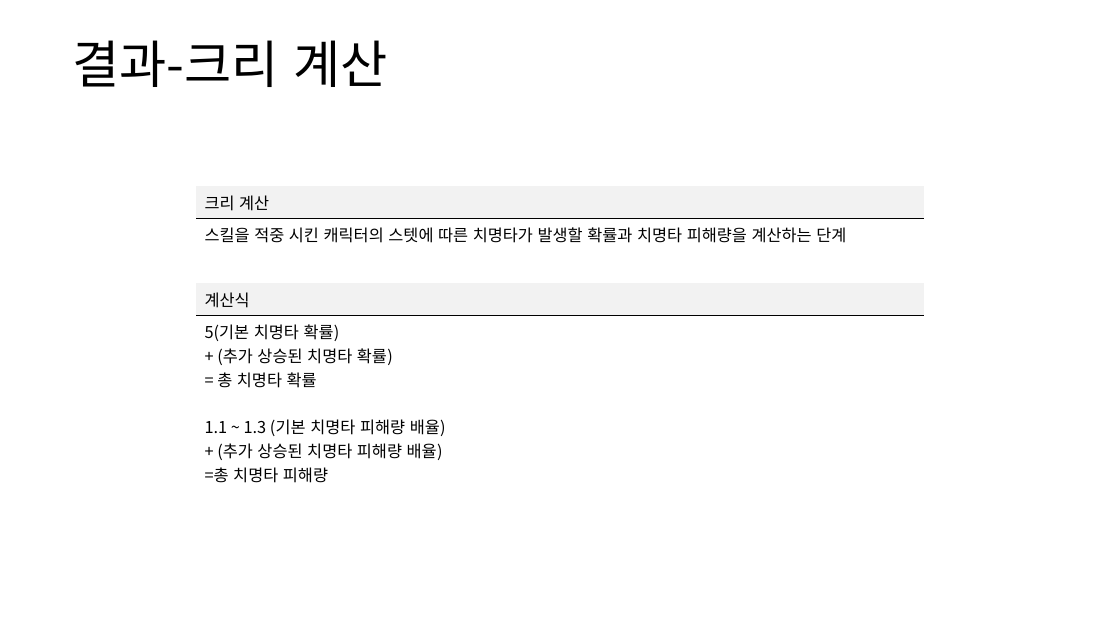
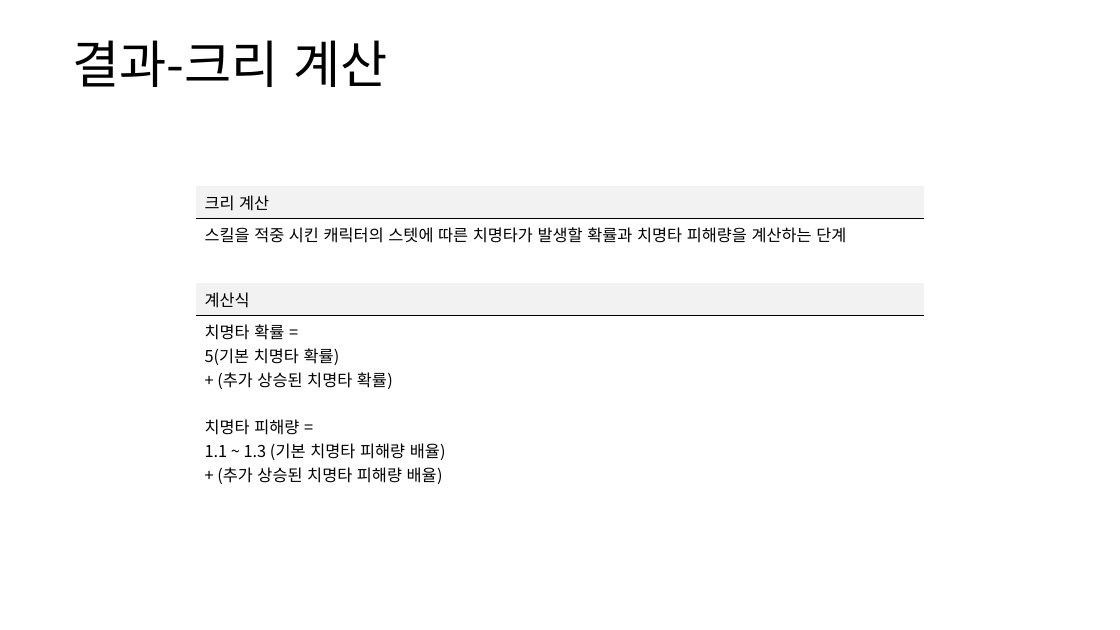
Before and after one commit to yjk0401/unityenginebasic_9th, a slide deck: slide 58 of 기획/방랑엽사전/스킬 시스템 기획서.pptx (slide 60 before the commit). Drawn at 1120x630 pixels with LibreOffice and Linux fonts; fonts in the diff are those of the drawing. Boxes give left, top, right and bottom in pixels: in the first picture for what was removed or moved away, otherwise in the second. Text is boxed around its words. In the diff, an @@ line names an element or a change of style, - is before the commit and + after.

```diff
--- a/기획/방랑엽사전/스킬 시스템 기획서.pptx
+++ b/기획/방랑엽사전/스킬 시스템 기획서.pptx
@@ table at (x1=196, y1=187, x2=923, y2=488) @@
-row 5, column 1: 5(기본 치명타 확률) / + (추가 상승된 치명타 확률) / = 총 치명타 확률 / 1.1 ~ 1.3 (기본 치명타 피해량 배율) / + (추가 상승된 치명타 피해량 배율) / =총 치명타 피해량
+row 5, column 1: 치명타 확률 = / 5(기본 치명타 확률) / + (추가 상승된 치명타 확률) / 치명타 피해량 = / 1.1 ~ 1.3 (기본 치명타 피해량 배율) / + (추가 상승된 치명타 피해량 배율)
```
Also in this commit, not shown: 12 other slides changed, 2 slides added, 2 other files.
